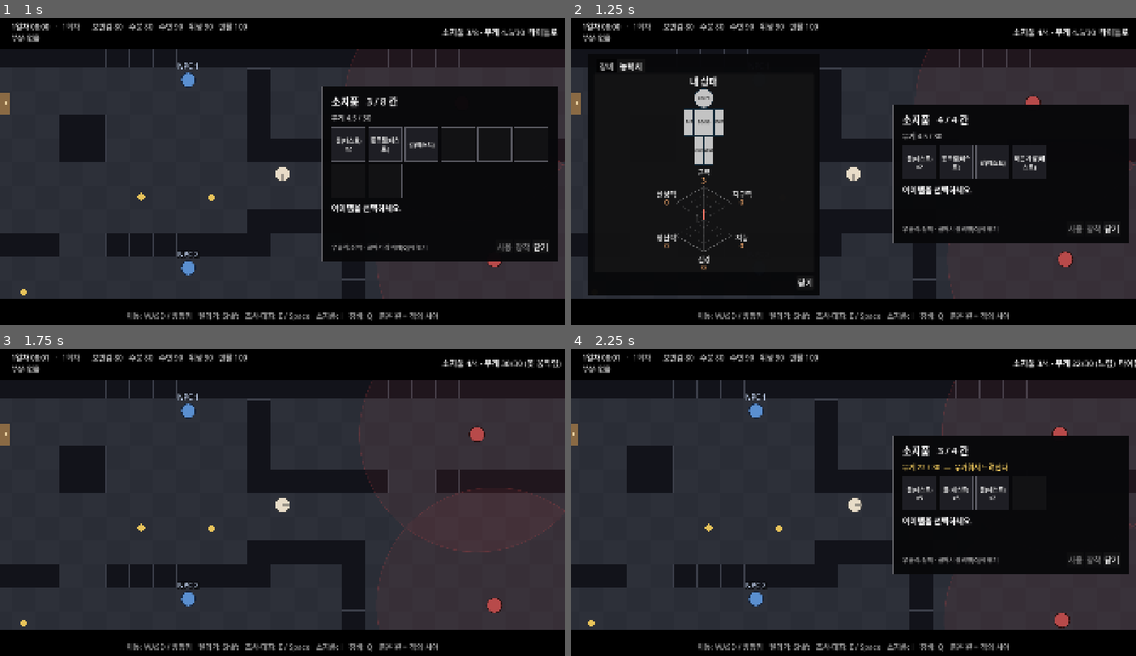
Above: before the commit, frames 1-4 (two rows, left to right).
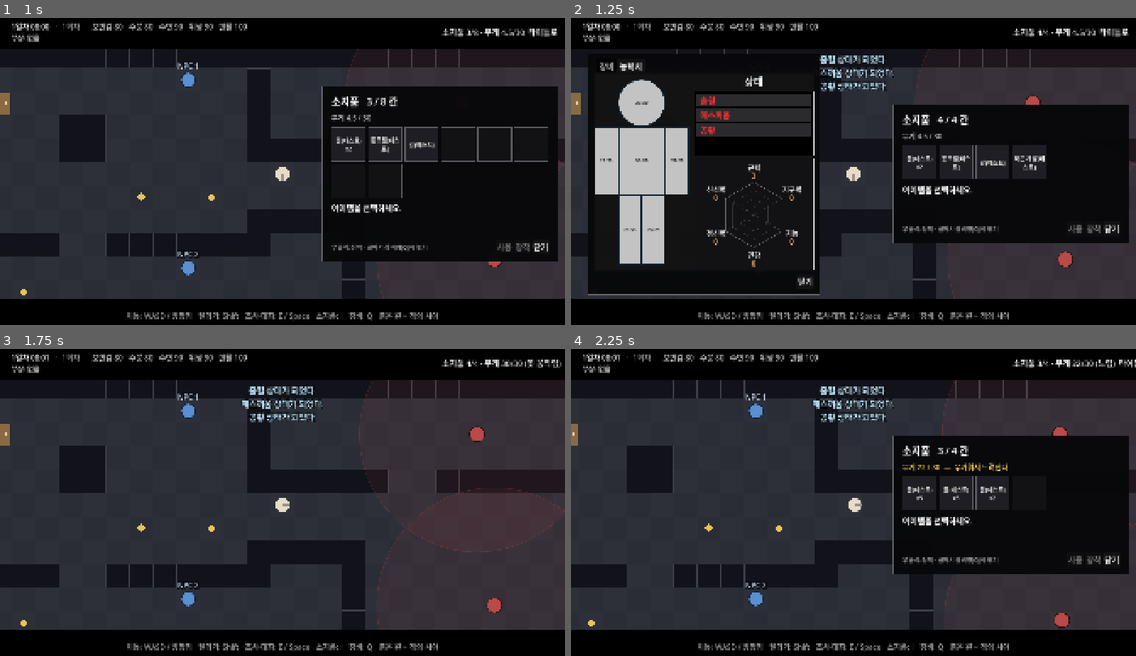
Above: after the commit, the same moments.

Repository: HomilBBANG/rt_Tevah
Game: Godot game, scene res://tests/equipment_smoke.tscn
Same seed, same stepped clock (60 frames per second), same inputs: the game is played once before the commit and once after it. This scene is started directly instead of the project's main scene.
Inputs (mouse positions are in pixels of both pictures, inside the frame that each line leads up to):
- Up to frame 1 (1 s): tap Enter (ui_accept) at 0.5, 0.77 s; move the mouse to (406, 159) at 0.52 s; hold D (dodge_right) from 0.53 s (still down); hold Q (equipment) from 0.53 s (still down); click (406, 159) at 0.67 s; tap Shift (run) at 0.8 s
- Up to frame 2 (1.25 s): keep holding D (dodge_right); keep holding Q (equipment)
- Up to frame 3 (1.75 s): release D (dodge_right) at 1.25 s; release Q (equipment) at 1.25 s; drag from (129, 456) to (254, 566) at 1.27 s
- Up to frame 4 (2.25 s): click "소지품 3/4 · 무게 22/30 (느림)" at 2 s

Frame 1 is identical in both runs. In frame 2, 12% of the frame differs, in the area x 3-58%, y 12-91%; in frame 3, 0.7%; in frame 4, 0.7%.

Commit message:
Status effects and the new stats tab layout
StatusEffects sheet (content.xlsx); effects status:+id/-id and condition status:id in the runtime, converter and editor pickers; saved with the run. Stats tab: body on the left, status list (hover shows description) top right, ability hexagon bottom right.

Co-Authored-By: Claude Opus 5.5 <noreply@anthropic.com>

Diff:
--- a/autoload/data_loader.gd
+++ b/autoload/data_loader.gd
@@ -13,6 +13,7 @@
 var endings := {}          # ending_id -> Dictionary
 var abilities := {}        # ability_id -> Dictionary
 var player_parts: Array = []  # 전투: 플레이어 부위 (엑셀 행 순서)
+var status_effects := {}     # 상태이상 status_id -> { name, description } (content.xlsx StatusEffects)
 var equip_slots: Array = []   # 장비창 칸 [{ slot_id, name }] (player.xlsx EquipSlots, 행 순서)
 var enemies := {}          # 전투: enemy_id -> { name, parts: [...], attacks: [{..., strikes}] }
 var maps := {}             # 탐험: map_id -> { width, height, tiles: [String], start: [x, y], objects: [...] }
@@ -39,6 +40,7 @@
 	abilities.clear()
 	player_parts = []
 	equip_slots = []
+	status_effects.clear()
 	enemies.clear()
 	maps.clear()
 	map_order.clear()
@@ -71,6 +73,9 @@
 	if FileAccess.file_exists(DATA_DIR + "abilities.json"):
 		for ab in _read_list("abilities"):
 			abilities[ab.ability_id] = ab
+	if FileAccess.file_exists(DATA_DIR + "status_effects.json"):
+		for st in _read_list("status_effects"):
+			status_effects[st.status_id] = st
 	if FileAccess.file_exists(DATA_DIR + "equip_slots.json"):
 		equip_slots = _read_list("equip_slots")
 	if FileAccess.file_exists(DATA_DIR + "player_parts.json"):
--- a/autoload/game_state.gd
+++ b/autoload/game_state.gd
@@ -7,6 +7,7 @@
 signal body_changed
 signal inventory_changed
 signal equipment_changed
+signal statuses_changed
 signal flags_changed
 signal survival_changed
 signal clock_changed
@@ -31,6 +32,7 @@
 var clock := 0.0              # 회차 시작부터 흐른 게임 시간 (분). 1일차 0:00 = 0
 var survival := {}            # param_id -> float (0 ~ max, 높을수록 좋음)
 var player_body := {}         # 전투 부위 상태 (부상·절단), 전투 사이에 이어짐
+var statuses: Array = []      # 걸려 있는 상태이상 status_id (StatusEffects 시트). 효과 status:+id / status:-id
 var equipment := {}           # 장비: slot_id(EquipSlots) -> item_id. 장착한 것은 인벤토리 칸을 차지하지 않는다
 var field_state := {}         # map_id -> { "removed": [object_id], "done": [object_id] }
 var wake_at_run_start := false   # 다음 맵 로드 때 그 맵의 S(회차 시작 위치)에서 깨어남 (저장 안 함)
@@ -79,6 +81,8 @@
 	player_body = Combat.fresh_player_parts()
 	equipment = {}
 	equipment_changed.emit()
+	statuses = []
+	statuses_changed.emit()
 	field_state = {}
 	wake_at_run_start = true
 	survival_changed.emit()
@@ -426,6 +430,24 @@
 	return name in traits
 
 
+## 조건 status:id — 상태이상에 걸려 있나
+func has_status(id: String) -> bool:
+	return id in statuses
+
+
+## 상태이상 걸기(on=true)·풀기. 이미 같은 상태면 아무 일 없음. 바뀌었으면 true.
+## TODO(기획): 상태이상의 실제 효과(체력 감소·판정 보정 등)와 지속 시간 — 지금은 표시·조건용
+func set_status(id: String, on: bool) -> bool:
+	if on == has_status(id):
+		return false
+	if on:
+		statuses.append(id)
+	else:
+		statuses.erase(id)
+	statuses_changed.emit()
+	return true
+
+
 ## 조건 count:run / count:death (월드 기록)
 func get_count(name: String) -> int:
 	match name:
@@ -514,6 +536,7 @@
 		"field_state": field_state.duplicate(true),
 		"inventory": inventory.duplicate(true),
 		"equipment": equipment.duplicate(),
+		"statuses": statuses.duplicate(),
 		"flags": ep_flags.keys(),
 		"abilities": abilities.duplicate(),
 	}
@@ -534,6 +557,9 @@
 	inventory = []
 	for slot in d.get("inventory", []):
 		inventory.append({"id": str(slot.id), "count": int(slot.count)})
+	statuses = []
+	for st in d.get("statuses", []):
+		statuses.append(str(st))
 	equipment = {}
 	for k in d.get("equipment", {}):
 		equipment[str(k)] = str(d.equipment[k])
--- a/autoload/story_runner.gd
+++ b/autoload/story_runner.gd
@@ -389,6 +389,10 @@
 				redirect = e.id
 			"save":
 				await _save_run()
+			"status":
+				if GameState.set_status(e.id, e.op == "+"):
+					var nm: String = DataLoader.status_effects.get(e.id, {}).get("name", e.id)
+					message.emit(("%s 상태가 되었다." if e.op == "+" else "%s 이(가) 나았다.") % nm)
 			"restore":
 				var restored := GameState.restore_limb(e.id)
 				if restored.is_empty():
--- a/core/expr.gd
+++ b/core/expr.gd
@@ -2,16 +2,16 @@
 ## 조건·효과 문법 파서. tools/xlsx_to_json.py 의 검사기와 같은 문법 — 한쪽을 바꾸면 다른 쪽도 맞출 것.
 ##
 ## 조건: has:id, has:id>=2, flag:x, wflag:x, stat:hp>=30, abil:strength>=3, surv:hunger<30, trait:x,
-##       cut:left_arm / cut:any (팔다리 절단), count:death>=1 / count:run>=2 (월드 기록) / 연산자 ! & | ( )  (우선순위 ! > & > |)
+##       cut:left_arm / cut:any (팔다리 절단), count:death>=1 / count:run>=2 (월드 기록), status:bleeding (상태이상) / 연산자 ! & | ( )  (우선순위 ! > & > |)
 ## 효과(; 구분): item:+id, item:-id, item:+id*2, stat:hp-10 / +10 / =10, setflag:x, clearflag:x,
 ##              setwflag:x, loot:spot, goto:node, abil:strength+1 / -1 / =3, surv:hunger+40, save,
-##              restore:left_arm / restore:all (잘린 팔다리 복구, §10 거래)
+##              restore:left_arm / restore:all (잘린 팔다리 복구, §10 거래), status:+bleeding / status:-bleeding (상태이상)
 ##
 ## 문법 오류는 크래시하지 않는다: push_error 로 남기고 조건은 false, 효과는 그 항목만 건너뛴다.
 ##
 ## 컨텍스트(ctx)는 다음 메서드를 가진 객체: item_count(id)->int, get_stat(name)->int,
 ## get_ability(id)->int, get_survival(id)->float, has_flag(name)->bool, has_wflag(name)->bool, has_trait(name)->bool,
-## is_severed(part_id 또는 "any")->bool, get_count(name)->int
+## is_severed(part_id 또는 "any")->bool, get_count(name)->int, has_status(id)->bool
 
 const STATS := ["hp", "sanity", "time"]
 const COUNTS := ["run", "death"]   # count: 조건 (월드 run_count·death_count)
@@ -24,6 +24,7 @@
 static var _stat_re: RegEx
 static var _abil_re: RegEx
 static var _surv_re: RegEx
+static var _status_re: RegEx
 static var _simple_re: RegEx
 static var _cond_cache := {}   # 조건 문자열 -> AST (오류면 null)
 
@@ -76,6 +77,10 @@
 		if e == "save":
 			out.append({"type": "save"})
 			continue
+		m = _status_re.search(e)
+		if m:
+			out.append({"type": "status", "op": m.get_string(1), "id": m.get_string(2)})
+			continue
 		m = _simple_re.search(e)
 		if m:
 			out.append({"type": m.get_string(1), "id": m.get_string(2)})
@@ -88,11 +93,12 @@
 static func _init_regex() -> void:
 	if _atom_re != null:
 		return
-	_atom_re = RegEx.create_from_string("^(has|flag|wflag|stat|trait|abil|surv|cut|count):([A-Za-z0-9_]+)(?:(>=|<=|==|>|<)(-?\\d+(?:\\.\\d+)?))?")
+	_atom_re = RegEx.create_from_string("^(has|flag|wflag|stat|trait|abil|surv|cut|count|status):([A-Za-z0-9_]+)(?:(>=|<=|==|>|<)(-?\\d+(?:\\.\\d+)?))?")
 	_item_re = RegEx.create_from_string("^item:([+-])([A-Za-z0-9_]+)(?:\\*(\\d+))?$")
 	_stat_re = RegEx.create_from_string("^stat:([A-Za-z0-9_]+)([+\\-=])(\\d+)$")
 	_abil_re = RegEx.create_from_string("^abil:([A-Za-z0-9_]+)([+\\-=])(\\d+)$")
 	_surv_re = RegEx.create_from_string("^surv:([A-Za-z0-9_]+)([+\\-=])(\\d+)$")
+	_status_re = RegEx.create_from_string("^status:([+-])([A-Za-z0-9_]+)$")
 	_simple_re = RegEx.create_from_string("^(setflag|clearflag|setwflag|loot|goto|restore):([A-Za-z0-9_]+)$")
 
 
@@ -227,6 +233,7 @@
 		"abil": return _compare(ctx.get_ability(a.id), a.op, a.num)
 		"surv": return _compare(ctx.get_survival(a.id), a.op, a.num)
 		"cut": return ctx.is_severed(a.id)
+		"status": return ctx.has_status(a.id)
 		"count": return _compare(ctx.get_count(a.id), a.op, a.num)
 	return false
 
--- a/core/world_context.gd
+++ b/core/world_context.gd
@@ -11,4 +11,5 @@
 func has_wflag(name: String) -> bool: return GameState.has_wflag(name)
 func has_trait(_name: String) -> bool: return false
 func is_severed(_part_id: String) -> bool: return false
+func has_status(_id: String) -> bool: return false
 func get_count(name: String) -> int: return GameState.get_count(name)
--- /dev/null
+++ b/data/status_effects.json
@@ -0,0 +1,17 @@
+[
+ {
+  "status_id": "bleeding",
+  "name": "출혈",
+  "description": "(테스트) 효과 설명 — 기획 TODO"
+ },
+ {
+  "status_id": "nausea",
+  "name": "매스꺼움",
+  "description": "(테스트) 효과 설명 — 기획 TODO"
+ },
+ {
+  "status_id": "panic",
+  "name": "공황",
+  "description": "(테스트) 효과 설명 — 기획 TODO"
+ }
+]
--- a/scenes/equipment.gd
+++ b/scenes/equipment.gd
@@ -2,7 +2,7 @@
 ## 장비창 (필드에서 Q). 화면 왼쪽에 붙고, 소지품 창(I, 오른쪽)과 같이 열어 끌어다 놓을 수 있다.
 ##   장비 탭  — EquipSlots 칸(엑셀 col·row 위치)마다 장착한 아이템. 소지품에서 끌어와 놓으면 장착,
 ##              칸을 우클릭하거나 소지품으로 끌면 벗기. 손 칸에는 아무 아이템이나 들 수 있다
-##   능력치 탭 — 맨 위 '내 상태'(부위 HP), 아래 능력치 6개 육각형
+##   능력치 탭 — 왼쪽 내 몸 상태(부위 HP), 오른쪽 위 상태이상 목록(이름에 마우스를 올리면 설명), 오른쪽 아래 능력치 6개 육각형
 
 const ItemCell = preload("res://ui/item_cell.gd")
 const BodyDiagram = preload("res://ui/body_diagram.gd")
@@ -16,6 +16,7 @@
 var _status: Label
 var _body: Control
 var _hex: Control
+var _status_list: VBoxContainer   # 상태이상 이름들
 
 
 func _ready() -> void:
@@ -60,24 +61,39 @@
 	hint.add_theme_color_override("font_color", Color(0.6, 0.6, 0.6))
 	equip.add_child(hint)
 
-	# ---- 능력치 탭
-	var stats := VBoxContainer.new()
+	# ---- 능력치 탭: 왼쪽 몸 상태 | 오른쪽 (위 상태이상, 아래 육각형)
+	var stats := HBoxContainer.new()
 	stats.name = "능력치"
+	stats.add_theme_constant_override("separation", 16)
 	_tabs.add_child(stats)
-	var title := Label.new()
-	title.text = "내 상태"
-	title.horizontal_alignment = HORIZONTAL_ALIGNMENT_CENTER
-	title.add_theme_font_size_override("font_size", 32)
-	stats.add_child(title)
 	_body = BodyDiagram.new()
 	_body.figure = true
 	_body.mouse_filter = MOUSE_FILTER_IGNORE
-	_body.custom_minimum_size = Vector2(0, 260)
+	_body.size_flags_horizontal = SIZE_EXPAND_FILL
+	_body.size_flags_stretch_ratio = 0.8
+	_body.custom_minimum_size = Vector2(220, 0)
 	stats.add_child(_body)
+	var right := VBoxContainer.new()
+	right.size_flags_horizontal = SIZE_EXPAND_FILL
+	right.add_theme_constant_override("separation", 10)
+	stats.add_child(right)
+	var title := Label.new()
+	title.text = "상태"
+	title.horizontal_alignment = HORIZONTAL_ALIGNMENT_CENTER
+	title.add_theme_font_size_override("font_size", 34)
+	right.add_child(title)
+	var status_box := _boxed(Color.BLACK)
+	status_box.custom_minimum_size = Vector2(0, 220)
+	right.add_child(status_box)
+	_status_list = VBoxContainer.new()
+	_status_list.add_theme_constant_override("separation", 6)
+	status_box.add_child(_status_list)
+	var hex_box := _boxed(Color(0.07, 0.07, 0.08))
+	hex_box.size_flags_vertical = SIZE_EXPAND_FILL
+	right.add_child(hex_box)
 	_hex = Hexagon.new()
-	_hex.size_flags_vertical = SIZE_EXPAND_FILL
-	_hex.custom_minimum_size = Vector2(0, 360)
-	stats.add_child(_hex)
+	_hex.custom_minimum_size = Vector2(0, 300)
+	hex_box.add_child(_hex)
 
 	var bottom := HBoxContainer.new()
 	vb.add_child(bottom)
@@ -92,7 +108,7 @@
 	close.pressed.connect(hide)
 	bottom.add_child(close)
 
-	for sig in [GameState.equipment_changed, GameState.inventory_changed, GameState.body_changed]:
+	for sig in [GameState.equipment_changed, GameState.inventory_changed, GameState.body_changed, GameState.statuses_changed]:
 		sig.connect(func(): if visible: refresh())
 
 
@@ -139,6 +155,44 @@
 	for id in DataLoader.abilities:
 		vals.append([DataLoader.ability_name(id), GameState.get_ability(id)])
 	_hex.set_values(vals, float(DataLoader.config.get("ability_chart_max", 10)))
+	# 상태이상: 빨간 이름, 마우스를 올리면 설명 (StatusEffects.description)
+	for c in _status_list.get_children():
+		_status_list.remove_child(c)
+		c.queue_free()
+	for id in GameState.statuses:
+		var def: Dictionary = DataLoader.status_effects.get(id, {})
+		var row := PanelContainer.new()
+		var rsb := StyleBoxFlat.new()
+		rsb.bg_color = Color(0.17, 0.17, 0.18)
+		rsb.content_margin_left = 12
+		rsb.content_margin_top = 2
+		rsb.content_margin_bottom = 2
+		row.add_theme_stylebox_override("panel", rsb)
+		row.mouse_filter = MOUSE_FILTER_STOP
+		row.tooltip_text = "%s\n%s" % [def.get("name", id), def.get("description", "")]
+		var l := Label.new()
+		l.text = def.get("name", id)
+		l.add_theme_color_override("font_color", Color("ff3030"))
+		l.mouse_filter = MOUSE_FILTER_IGNORE
+		row.add_child(l)
+		_status_list.add_child(row)
+	if GameState.statuses.is_empty():
+		var none := Label.new()
+		none.text = "없음"
+		none.add_theme_color_override("font_color", Color(0.5, 0.5, 0.5))
+		_status_list.add_child(none)
+
+
+## 테두리 있는 칸 (상태이상 목록·육각형)
+func _boxed(bg: Color) -> PanelContainer:
+	var box := PanelContainer.new()
+	var sb := StyleBoxFlat.new()
+	sb.bg_color = bg
+	sb.set_border_width_all(2)
+	sb.border_color = Color(0.85, 0.85, 0.85)
+	sb.set_content_margin_all(10)
+	box.add_theme_stylebox_override("panel", sb)
+	return box
 
 
 static func _num(v: float) -> String:
--- a/tests/dialogue_editor_smoke.gd
+++ b/tests/dialogue_editor_smoke.gd
@@ -97,6 +97,13 @@
 	ee._emit()
 	check(ee.get_text().begins_with("item:+food;"), "수량 1 이면 *1 생략")
 	check(ExprRows.new().setup("cond", "(has:a | has:b) & flag:x", lk)._raw, "괄호 식 → 직접 입력만")
+	var se: Node = ExprRows.new().setup("effect", "status:+bleeding;status:-panic", lk)
+	var sc: Node = ExprRows.new().setup("cond", "status:bleeding & !status:panic", lk)
+	check(se._rows.size() == 2 and se._rows[0].kind == "status_add" and se._to_text() == "status:+bleeding;status:-panic"
+		and sc._rows[1].kind == "not_status" and sc._to_text() == "status:bleeding & !status:panic"
+		and lk.statuses.size() == 3, "상태이상 걸기·풀기·조건 줄 그대로")
+	se.free()
+	sc.free()
 	check(ExprRows.new().setup("effect", "goto:somewhere", lk)._raw, "goto 효과 → 직접 입력만")
 	for x in [er, ee]:
 		x.free()
--- a/tests/equipment_smoke.gd
+++ b/tests/equipment_smoke.gd
@@ -61,9 +61,16 @@
 	await _wait(0.1)
 	check(not GameState.equipment.has("bag") and GameState.slot_count() == 4, "가방 칸 우클릭 → 벗기, 4칸")
 
-	# 능력치 탭: 내 상태 + 육각형
+	# 능력치 탭: 왼쪽 몸 상태, 오른쪽 위 상태이상(마우스 설명), 오른쪽 아래 육각형
+	await StoryRunner.run_effects("status:+bleeding;status:+nausea;status:+panic")
+	StoryRunner.enter_field()
 	eq.open(1)
 	await _wait(0.2)
+	var rows: Array = eq._status_list.get_children()
+	check(rows.size() == 3 and rows[0].get_child(0).text == "출혈" and "효과 설명" in rows[0].tooltip_text,
+		"상태이상 3개, 이름에 설명 툴팁 (%s)" % (rows[0].tooltip_text if rows.size() > 0 else ""))
+	check(eq._body.global_position.x < eq._status_list.global_position.x
+		and eq._status_list.global_position.y < eq._hex.global_position.y, "배치: 왼쪽 몸, 오른쪽 위 상태, 오른쪽 아래 육각형")
 	check(eq._hex.values.size() == 6 and eq._hex.values[0][0] == "근력" and eq._hex.values[0][1] == 3, "능력치 탭: 6개, 근력 3")
 	await _snap("stats_tab")
 
--- a/tests/test_equipment.gd
+++ b/tests/test_equipment.gd
@@ -4,6 +4,8 @@
 ## 더미 데이터: 장비 칸 가방·머리·왼손·몸·오른손·왼다리·오른다리 (손 = 아무 아이템), small_bag(가방, +4칸, 무게 1),
 ## knife(손, 무게 1), junk(무게 2), water(무게 1, 5개씩), Config inventory_slots 4,
 ## carry_heavy_weight 20, carry_max_weight 30, carry_heavy_speed_mult 0.5
+
+const Expr = preload("res://core/expr.gd")
 
 var _pass := 0
 var _fail := 0
@@ -61,6 +63,13 @@
 	GameState.equipment = {"right_hand": "knife"}
 	check(GameState.remove_item("knife", 1) == 1 and GameState.equipment.is_empty(), "item:-knife → 손에 든 칼이 빠짐")
 
+	# 상태이상: 효과 status:+id / status:-id, 조건 status:id
+	await StoryRunner.run_effects("status:+bleeding;status:+panic;status:+bleeding")
+	check(GameState.statuses == ["bleeding", "panic"], "상태이상 걸기 (같은 것 두 번은 한 번만)")
+	check(Expr.evaluate("status:bleeding & !status:nausea", GameState), "조건 status:")
+	await StoryRunner.run_effects("status:-panic")
+	check(GameState.statuses == ["bleeding"], "상태이상 풀기")
+
 	# 저장·불러오기
 	GameState.add_item("small_bag", 1)
 	GameState.equip(0)
@@ -68,6 +77,7 @@
 	GameState.reset_run()
 	GameState.run_from_dict(JSON.parse_string(JSON.stringify(d)))
 	check(GameState.equipment.get("bag") == "small_bag" and GameState.slot_count() == 8, "저장·불러오기: 장비 유지")
+	check(GameState.statuses == ["bleeding"], "저장·불러오기: 상태이상 유지")
 
 	# 판정 보정: 손에 든 칼의 dice_bonus(strength+1)
 	var dp := StoryRunner.dice_preview({"check": "strength", "dc": 10, "mod": 0})
--- a/tests/test_expr.gd
+++ b/tests/test_expr.gd
@@ -23,6 +23,7 @@
 	func has_trait(name: String) -> bool: return name in traits
 	func is_severed(part_id: String) -> bool: return part_id in ["left_arm", "any"]
 	func get_count(name: String) -> int: return {"run": 3, "death": 2}.get(name, 0)
+	func has_status(id: String) -> bool: return id == "bleeding"
 
 
 var _fail := 0
@@ -65,6 +66,9 @@
 	cond(ctx, "count:death>2", false)
 	cond_err(ctx, "count:death")
 	cond_err(ctx, "count:kills>1")
+	cond(ctx, "status:bleeding", true)
+	cond(ctx, "!status:panic", true)
+	cond_err(ctx, "status:bleeding>=1")
 	# --- 조건: 연산자
 	cond(ctx, "!has:rope", true)
 	cond(ctx, "!!has:rope", false)
@@ -115,6 +119,8 @@
 	eff("restore:left_arm;item:-gold", [{"type": "restore", "id": "left_arm"}, {"type": "item", "id": "gold", "amount": -1}], 0)
 	eff("restore:all", [{"type": "restore", "id": "all"}], 0)
 	eff("restore:", [], 1)
+	eff("status:+bleeding;status:-panic", [{"type": "status", "op": "+", "id": "bleeding"}, {"type": "status", "op": "-", "id": "panic"}], 0)
+	eff("status:bleeding", [], 1)
 	eff("", [], 0)
 	eff(";;", [], 0)
 	eff("item:+", [], 1)
Not shown, changed: addons/expr_rows.gd
Not shown, changed: addons/tool_common.gd
Not shown, changed: CLAUDE.md
Not shown, changed: tools/sheets/content.xlsx
Not shown, changed: tools/xlsx_to_json.py
